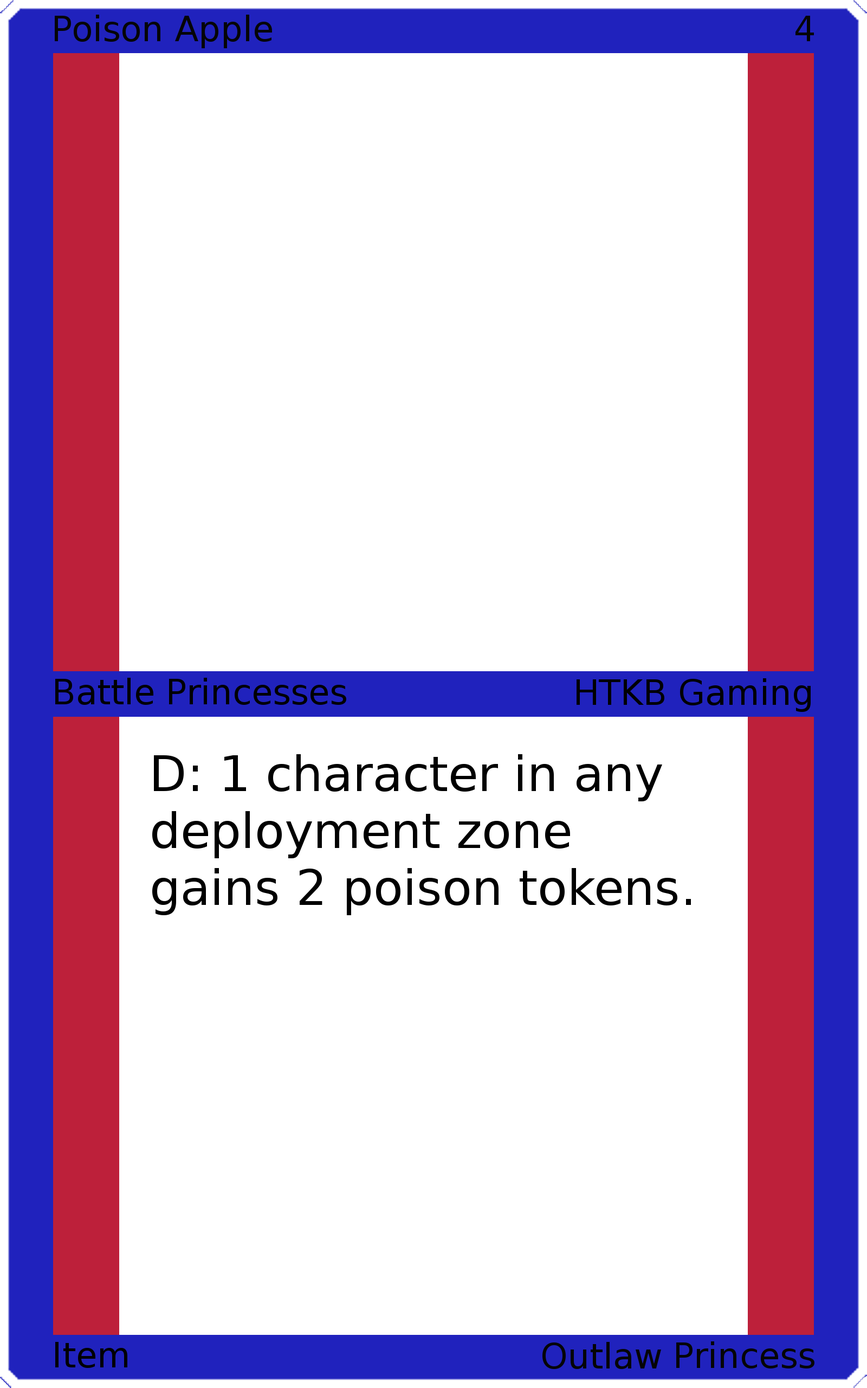
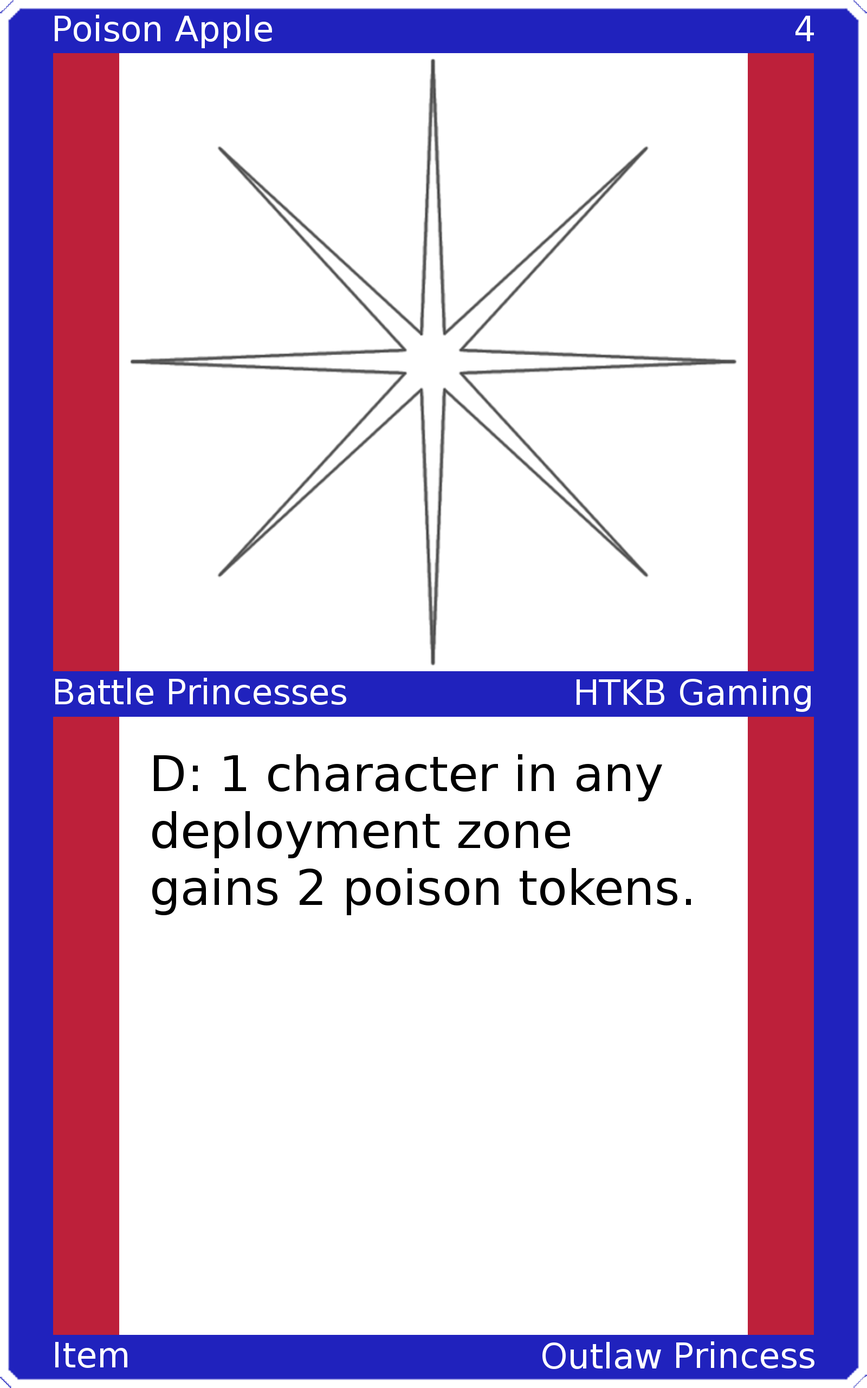
Before/after of a 867px x 1388px layered artwork. What changed in the layer stack:
painted on "Upper Left" over [54, 14, 273, 49]
painted on "Upper Right" over [795, 15, 815, 42]
painted on "Mid Left" over [55, 677, 347, 705]
painted on "Mid Right" over [576, 678, 811, 712]
painted on "Bottom Left" over [55, 1341, 128, 1368]
painted on "Bottom Right" over [542, 1340, 815, 1369]
added layer "Art" above "Top Background" over [129, 57, 738, 666]
